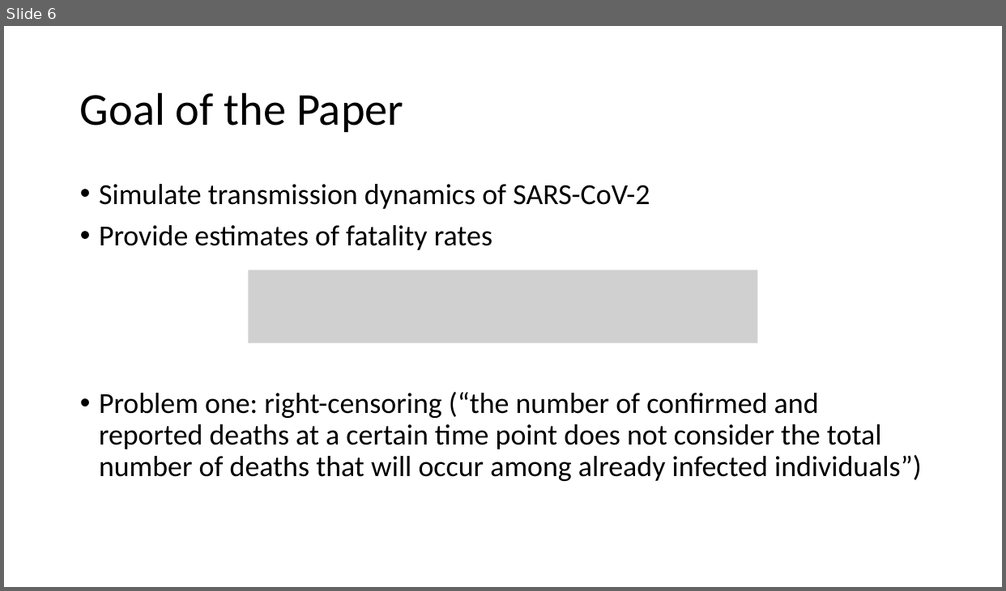
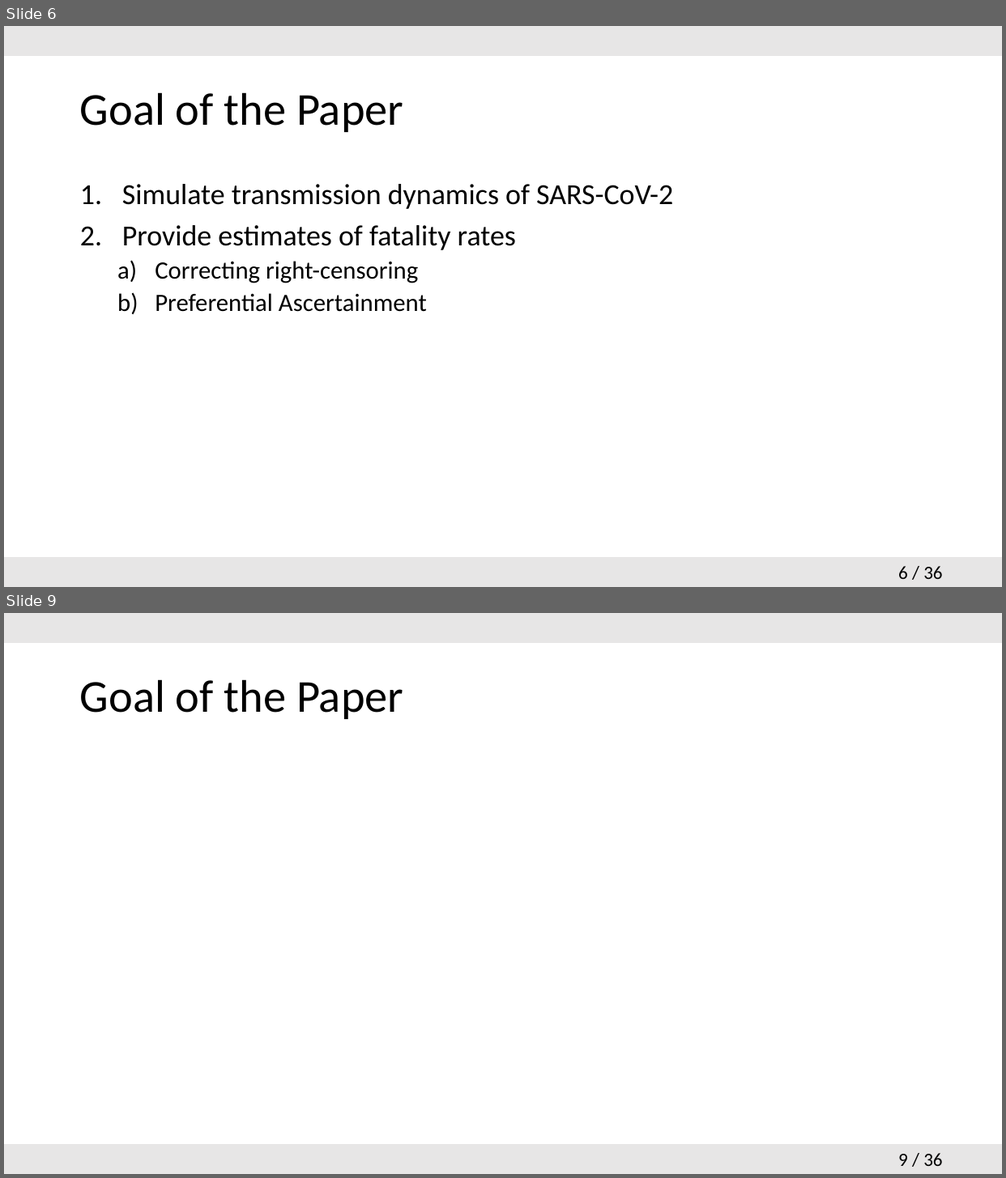
Before and after one commit to hsinyuku/Probablistic-modelling-, a slide deck: 2020-06-04_Presentation.pptx. Shown one above the other, each under a label of ours: slide 6 before the commit, slides 6 and 9 after it; the slides between them are not shown. The pictures are 1006x591 and 1006x1178 pixels, drawn with LibreOffice and Linux fonts; fonts in the diff are those of the drawing; grey boxes stand for pictures. Boxes give left, top, right and bottom in pixels: in the first picture for what was removed or moved away, otherwise in the second. Text is boxed around its words. In the diff, an @@ line names an element or a change of style, - is before the commit and + after.

Commit message:
uploading correct version of presentation

```diff
--- a/2020-06-04_Presentation.pptx
+++ b/2020-06-04_Presentation.pptx
@@ slide 9 added at <box>4,613,1002,1174</box>, background #FFFFFF; not listed: 3 template elements that a slide beside it also shows @@
@@ title added at <box>80,679,403,719</box>, 44 pt, text #000000 @@
+Goal of the Paper
@@ slide 6 changed as well @@
@@ rectangle added at <box>4,26,1002,56</box>, fill #E7E6E6 @@
@@ text at <box>122,184,673,250</box>: bullet • to 1. @@
@@ text at <box>155,261,427,312</box>: text changed; size 28 to 24 pt @@
-• Problem one: right-censoring (“the number of confirmed and reported deaths at a certain time point does not consider the total number of deaths that will occur among already infected individuals”)
+  a) Correcting right-censoring
+  b) Preferential Ascertainment
@@ picture removed at <box>248,270,758,344</box> @@
@@ rectangle added at <box>4,557,1002,587</box>, fill #E7E6E6 @@
@@ page number added at <box>898,566,942,579</box>, 18 pt, text #000000 @@
+6 / 36
```
Also in this commit, not shown: 4 other slides changed, 30 other slides added, 4 slides removed.
